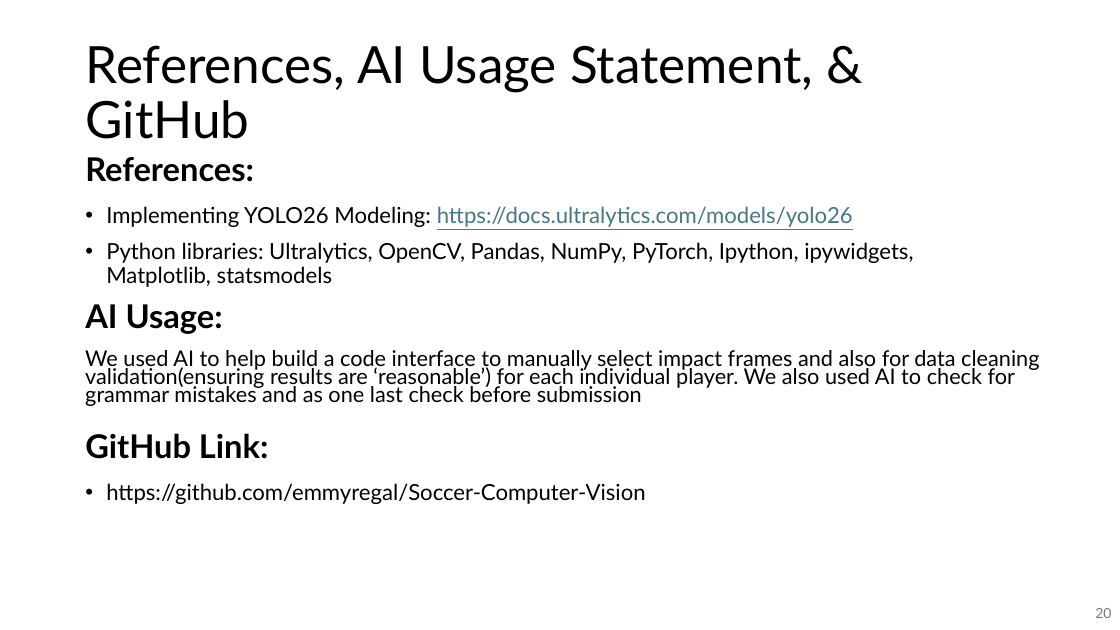
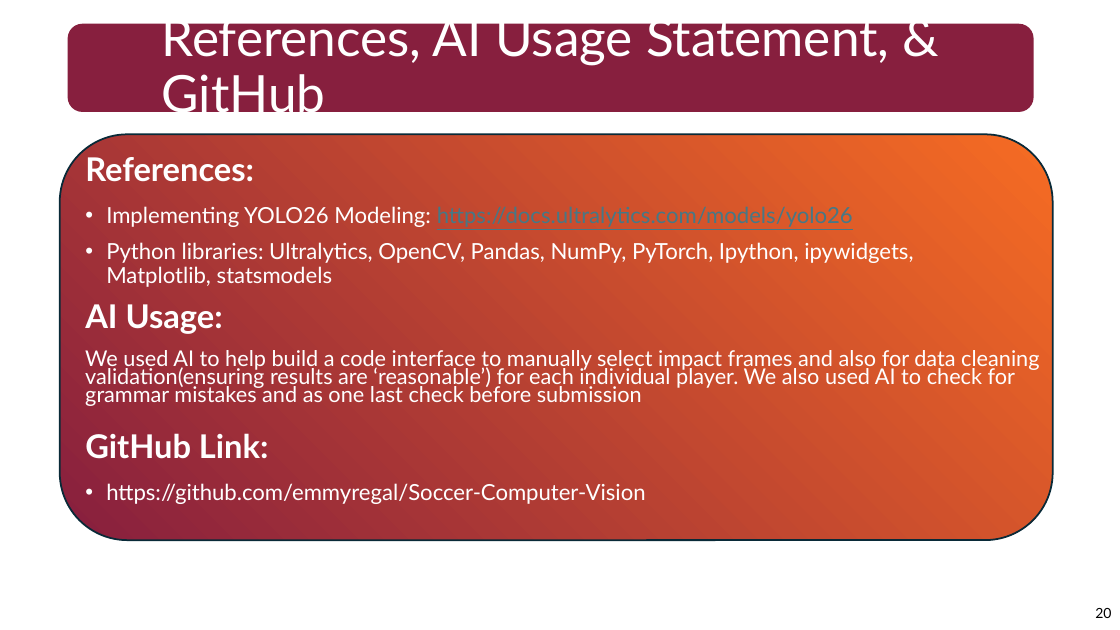
Before and after one commit to emmyregal/Soccer-Computer-Vision, a slide deck: slide 20 of Sport Presetation.pptx. Drawn at 1120x630 pixels with LibreOffice and Linux fonts; fonts in the diff are those of the drawing. Boxes give left, top, right and bottom in pixels: in the first picture for what was removed or moved away, otherwise in the second. Text is boxed around its words. In the diff, an @@ line names an element or a change of style, - is before the commit and + after.

```diff
--- a/Sport Presetation.pptx
+++ b/Sport Presetation.pptx
@@ rounded rectangle "References, AI Usage Statement, & ...": place and size @@
-rounded rectangle "References, AI Usage Statement, & ..." at [86, 45, 813, 139]
+rounded rectangle "References, AI Usage Statement, & ..." at [68, 24, 1034, 112]
@@ rounded rectangle "References, AI Usage Statement, & ..." at [68, 24, 1034, 112]: text colour #000000 to #FFFFFF; more space between paragraphs; fill none to #871F3E @@
@@ rounded rectangle added at [60, 134, 1053, 540], fill gradient #871F3E to #F76D24, outline #092A39 1.5 pt @@
@@ text "Implementing YOLO26 Modeling: https://docs.ultralytics.com/m ..." at [106, 206, 913, 287]: text colour #000000 to #FFFFFF in "Implementing YOLO26 Modeling:", "Python libraries: Ultralytics, OpenCV, Pandas, NumPy, PyTorc ..." @@
@@ text colour #000000 to #FFFFFF in 5 elements at [85, 157, 254, 182], [85, 304, 223, 334], [85, 350, 1039, 406], [85, 433, 268, 459], [106, 483, 645, 504] @@
@@ page number at [1095, 608, 1111, 618]: text colour #797979 to #000000 @@
```
Also in this commit, not shown: 8 other slides changed, 6 slides added, 6 slides removed.
